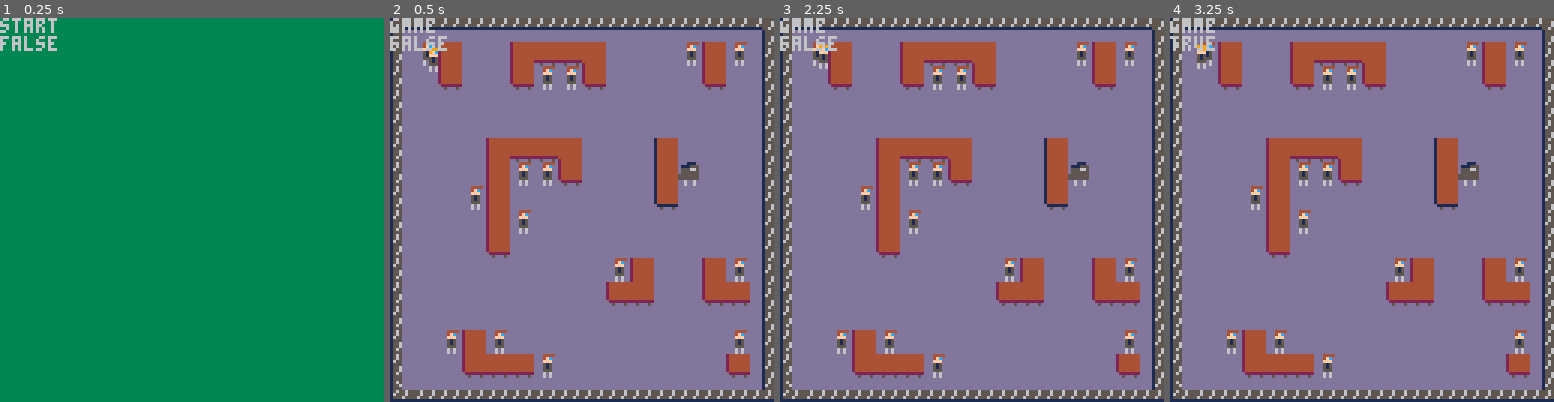
Above: before the commit, frames 1-4 (left to right).
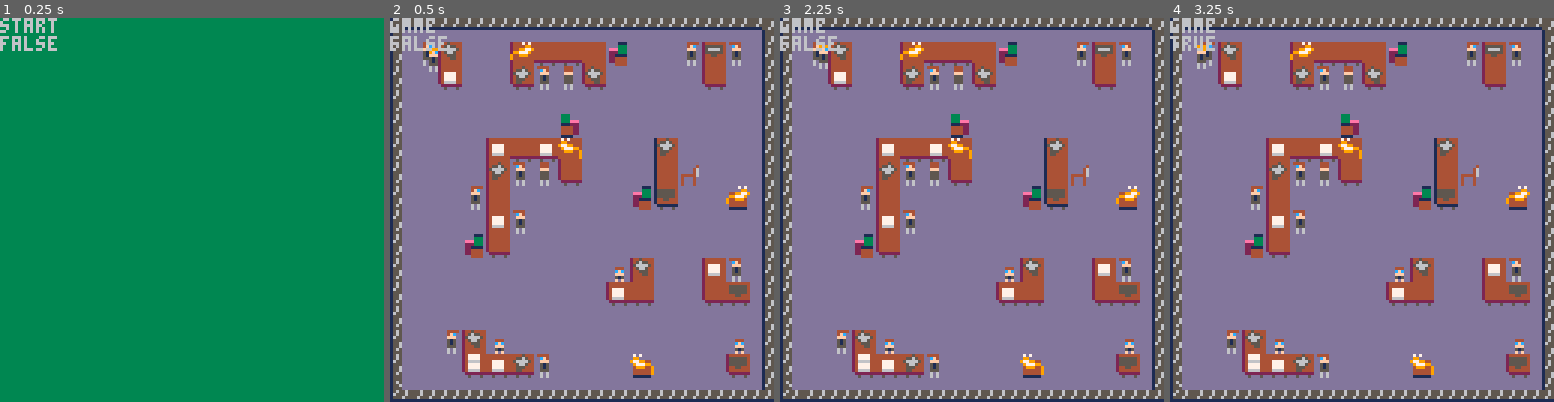
Above: after the commit, the same moments.

Repository: Speedphoenix/Summon-the-Intern
Game: PICO-8 cartridge summonTheIntern.p8
The game is run twice, just before and just after one commit, with the same random seed, the same clock (stepped at 60 frames per second) and the same inputs.
Inputs:
- Up to frame 1 (0.25 s): no input
- Up to frame 2 (0.5 s): tap X (X key) at 0.33 s
- Up to frame 3 (2.25 s): tap O (Z key) at 0.7, 1.7, 2.1 s; tap X (X key) at 1.07, 1.85 s; hold Right 1.6-2.1 s; hold Up from 2.15 s (still down)
- Up to frame 4 (3.25 s): release Up at 2.42 s; hold Right 2.47-3.03 s; tap O (Z key) at 2.5, 2.9 s; tap X (X key) at 2.97 s; hold Left from 3.08 s (still down)

Frame 1 is identical in both runs. In frame 2, 6.0% of the frame differs, in the area x 14-94%, y 6-94%; in frame 3, 6.0%; in frame 4, 6.1%, in the area x 13-94%, y 6-94%.

Commit message:
gfx changes

Diff:
--- a/summonTheIntern.p8
+++ b/summonTheIntern.p8
@@ -235,6 +235,7 @@
 
 	cls(13)
 	map(0,0)
+	map(16,0)
 	spr(player.sp,player.x,player.y,1,1,player.flipx)
 end
 -->8
@@ -302,22 +303,22 @@
 
 
 __gff__
-0000000000000000000000000000000000000000000000000000000000000000000000000000000000000000000000000000000000000000000000000000000001010101000000000000000000010101010000010000000000000000000100010000000000000000000000000001010100000000000000000000000000000000
+0000000000000000000000000000000000000000000000000000000000000000000000000000000000000000000000000000000000000000000000000000000001010101000101010000000000010101010000010000000000000000000100010000000000000000000000000001010100000000000000000000000000000000
 0000000000000000000000000000000000000000000000000000000000000000000000000000000000000000000000000000000000000000000000000000000000000000000000000000000000000000000000000000000000000000000000000000000000000000000000000000000000000000000000000000000000000000
 __map__
 4d4e4e4e4e4e4e4e4e4e4e4e4e4e4e4f10101010101010101010101010101010000000000000000000000000000000000000000000000000000000000000000000000000000000000000000000000000000000000000000000000000000000000000000000000000000000000000000000000000000000000000000000000000
-5d11400000404141420000001140115f10003800000000000000000000360010000000000000000000000000000000000000000000000000000000000000000000000000000000000000000000000000000000000000000000000000000000000000000000000000000000000000000000000000000000000000000000000000
-5d00500000501111500000000050005f10003a00003900003800000000000010000000000000000000000000000000000000000000000000000000000000000000000000000000000000000000000000000000000000000000000000000000000000000000000000000000000000000000000000000000000000000000000000
+5d11400000404141424600001140125f10003800002c00000000000000360010000000000000000000000000000000000000000000000000000000000000000000000000000000000000000000000000000000000000000000000000000000000000000000000000000000000000000000000000000000000000000000000000
+5d00500000501222500000000050005f10003a00003900003800000000000010000000000000000000000000000000000000000000000000000000000000000000000000000000000000000000000000000000000000000000000000000000000000000000000000000000000000000000000000000000000000000000000000
 5d00000000000000000000000000005f10000000000000000000000000000010000000000000000000000000000000000000000000000000000000000000000000000000000000000000000000000000000000000000000000000000000000000000000000000000000000000000000000000000000000000000000000000000
-5d00000000000000000000000000005f10000000000000000000000000000010000000000000000000000000000000000000000000000000000000000000000000000000000000000000000000000000000000000000000000000000000000000000000000000000000000000000000000000000000000000000000000000000
-5d00000040414142000000430000005f100000003a003a000000003900000010000000000000000000000000000000000000000000000000000000000000000000000000000000000000000000000000000000000000000000000000000000000000000000000000000000000000000000000000000000000000000000000000
-5d00000040111150000000433000005f10000000390000000000000000000010000000000000000000000000000000000000000000000000000000000000000000000000000000000000000000000000000000000000000000000000000000000000000000000000000000000000000000000000000000000000000000000000
-5d00001140000000000000530000005f10000000000000000000003700000010000000000000000000000000000000000000000000000000000000000000000000000000000000000000000000000000000000000000000000000000000000000000000000000000000000000000000000000000000000000000000000000000
-5d00000040110000000000000000005f100000003a0000000000000000000010000000000000000000000000000000000000000000000000000000000000000000000000000000000000000000000000000000000000000000000000000000000000000000000000000000000000000000000000000000000000000000000000
-5d00000050000000000000000000005f10000000000000000000000000000010000000000000000000000000000000000000000000000000000000000000000000000000000000000000000000000000000000000000000000000000000000000000000000000000000000000000000000000000000000000000000000000000
-5d00000000000000001140000040115f100000000000000000003800003a0010000000000000000000000000000000000000000000000000000000000000000000000000000000000000000000000000000000000000000000000000000000000000000000000000000000000000000000000000000000000000000000000000
+5d00000000000045000000000000005f10000000000000000000000000000010000000000000000000000000000000000000000000000000000000000000000000000000000000000000000000000000000000000000000000000000000000000000000000000000000000000000000000000000000000000000000000000000
+5d00000040414142000000430000005f100000003a003a1c0000003900000010000000000000000000000000000000000000000000000000000000000000000000000000000000000000000000000000000000000000000000000000000000000000000000000000000000000000000000000000000000000000000000000000
+5d00000040122250000000432000005f10000000390000000000000000000010000000000000000000000000000000000000000000000000000000000000000000000000000000000000000000000000000000000000000000000000000000000000000000000000000000000000000000000000000000000000000000000000
+5d00001140000000000046530000475f10000000000000000000003700002c10000000000000000000000000000000000000000000000000000000000000000000000000000000000000000000000000000000000000000000000000000000000000000000000000000000000000000000000000000000000000000000000000
+5d00000040120000000000000000005f100000003a0000000000000000000010000000000000000000000000000000000000000000000000000000000000000000000000000000000000000000000000000000000000000000000000000000000000000000000000000000000000000000000000000000000000000000000000
+5d00004650000000000000000000005f10000000000000000000000000000010000000000000000000000000000000000000000000000000000000000000000000000000000000000000000000000000000000000000000000000000000000000000000000000000000000000000000000000000000000000000000000000000
+5d00000000000000002140000040125f100000000000000000003800003a0010000000000000000000000000000000000000000000000000000000000000000000000000000000000000000000000000000000000000000000000000000000000000000000000000000000000000000000000000000000000000000000000000
 5d00000000000000005041000050415f1000000000000000003a000000003710000000000000000000000000000000000000000000000000000000000000000000000000000000000000000000000000000000000000000000000000000000000000000000000000000000000000000000000000000000000000000000000000
 5d00000000000000000000000000005f10000000000000000000000000000010000000000000000000000000000000000000000000000000000000000000000000000000000000000000000000000000000000000000000000000000000000000000000000000000000000000000000000000000000000000000000000000000
-5d00114011000000000000000000115f10000038000000000000000000000010000000000000000000000000000000000000000000000000000000000000000000000000000000000000000000000000000000000000000000000000000000000000000000000000000000000000000000000000000000000000000000000000
-5d00005041411100000000000000505f1000003b3a3900000000000000003710000000000000000000000000000000000000000000000000000000000000000000000000000000000000000000000000000000000000000000000000000000000000000000000000000000000000000000000000000000000000000000000000
+5d00114021000000000000000000215f10000038000000000000000000000010000000000000000000000000000000000000000000000000000000000000000000000000000000000000000000000000000000000000000000000000000000000000000000000000000000000000000000000000000000000000000000000000
+5d00005041411200000047000000505f1000003b3a39000000001c0000003710000000000000000000000000000000000000000000000000000000000000000000000000000000000000000000000000000000000000000000000000000000000000000000000000000000000000000000000000000000000000000000000000
 6d6e6e6e6e6e6e6e6e6e6e6e6e6e6e6f10101010101010101010101010101010000000000000000000000000000000000000000000000000000000000000000000000000000000000000000000000000000000000000000000000000000000000000000000000000000000000000000000000000000000000000000000000000
Not shown, changed: 32 lines of the sprite sheet (__gfx__) section of summonTheIntern.p8
